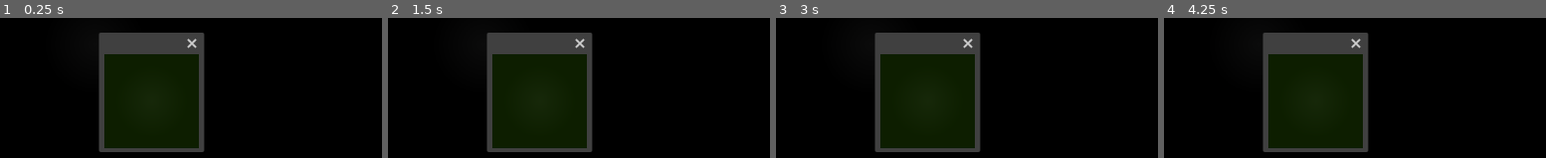
Above: before the commit, frames 1-4 (left to right).
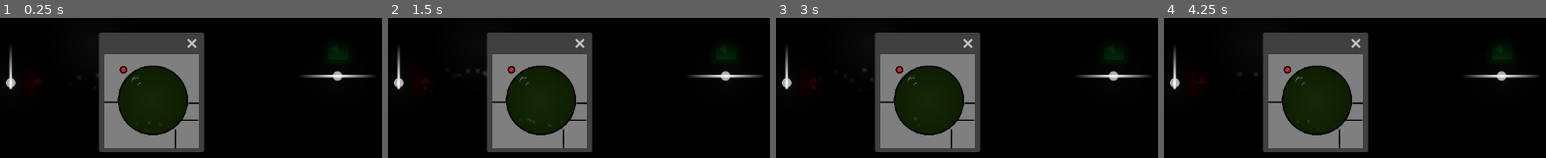
Above: after the commit, the same moments.

Repository: corpusCallosotomy/jamfest2024
Game: Godot game, scene res://combinetest.tscn
Two runs of this game, one before a commit and one after it. Both use one fixed random seed, a clock stepped at 60 frames per second and the inputs below. The project has no main scene, so this scene is started directly. The engine's default icon, where the game draws it, is replaced by a stand-in: a white triangle on a blue panel in a dark square.
Inputs:
- Up to frame 1 (0.25 s): no input
- Up to frame 2 (1.5 s): tap Enter at 0.5 s; tap Space at 1.25 s
- Up to frame 3 (3 s): tap Enter at 2 s; tap Space at 2.75 s
- Up to frame 4 (4.25 s): tap Enter at 3.5 s

The runs differ from the first frame. In frame 1, 11% of the frame differs, in the area x 1-98%, y 18-94%; in frame 2, 11%; in frame 3, 11%; in frame 4, 11%.

Commit message:
added sliders, sauce

Diff:
--- a/combinetest.tscn
+++ b/combinetest.tscn
@@ -7,6 +7,7 @@
 [ext_resource type="Texture2D" uid="uid://7ebxnxjhx2r1" path="res://sprites/2d_lights_and_shadows_neutral_point_light.webp" id="4_hsd4n"]
 [ext_resource type="PackedScene" uid="uid://dwqtxc4608rsh" path="res://scenes/ball.tscn" id="5_rjtu3"]
 [ext_resource type="PackedScene" uid="uid://3jqgvtuyggbp" path="res://scenes/fan.tscn" id="6_2f1lt"]
+[ext_resource type="PackedScene" uid="uid://k210ejdc2pu1" path="res://scenes/vacuum.tscn" id="8_iowqq"]
 
 [sub_resource type="ViewportTexture" id="ViewportTexture_o2ceo"]
 viewport_path = NodePath("Node2D/SubViewport")
@@ -35,6 +36,7 @@
 always_on_top = true
 
 [node name="Testcam" type="Sprite2D" parent="Node2D/Window"]
+z_index = 1
 texture = ExtResource("2_ed1l0")
 centered = false
 
@@ -65,7 +67,11 @@
 texture_scale = 0.6
 
 [node name="ball" parent="." instance=ExtResource("5_rjtu3")]
-position = Vector2(265, 125)
+position = Vector2(265, 192)
 
 [node name="fan" parent="." instance=ExtResource("6_2f1lt")]
-position = Vector2(217, 122)
+position = Vector2(217, 189)
+
+[node name="vacuum" parent="." instance=ExtResource("8_iowqq")]
+position = Vector2(655, 306)
+rotation = -1.57079
--- a/phystest.tscn
+++ b/phystest.tscn
@@ -7,16 +7,15 @@
 [node name="Node2D" type="Node2D"]
 
 [node name="ball" parent="." instance=ExtResource("1_ss8go")]
-position = Vector2(77, 151)
-linear_damp = 0.5
+position = Vector2(198, 188)
 
 [node name="fan" parent="." instance=ExtResource("2_r57gu")]
-position = Vector2(26, 151)
+position = Vector2(147, 188)
 
 [node name="vacuum" parent="." instance=ExtResource("3_0l3uv")]
-position = Vector2(80, 459)
+position = Vector2(201, 459)
 rotation = -1.5708
 
 [node name="vacuum2" parent="." instance=ExtResource("3_0l3uv")]
-position = Vector2(262, 591)
+position = Vector2(383, 591)
 rotation = -1.5708
--- a/scenes/fan.tscn
+++ b/scenes/fan.tscn
@@ -1,7 +1,11 @@
-[gd_scene load_steps=5 format=3 uid="uid://3jqgvtuyggbp"]
+[gd_scene load_steps=7 format=3 uid="uid://3jqgvtuyggbp"]
 
 [ext_resource type="Script" path="res://scripts/elements/fan.gd" id="1_cmsqu"]
 [ext_resource type="Texture2D" uid="uid://bfskvr0q2nox1" path="res://icon.svg" id="1_wvpoa"]
+[ext_resource type="Texture2D" uid="uid://7ebxnxjhx2r1" path="res://sprites/2d_lights_and_shadows_neutral_point_light.webp" id="3_1lvi8"]
+
+[sub_resource type="RectangleShape2D" id="RectangleShape2D_jvy4l"]
+size = Vector2(240, 52)
 
 [sub_resource type="ParticleProcessMaterial" id="ParticleProcessMaterial_xq6jf"]
 particle_flag_disable_z = true
@@ -16,26 +20,42 @@
 scale_min = 0.06
 scale_max = 0.06
 
-[sub_resource type="RectangleShape2D" id="RectangleShape2D_jvy4l"]
-size = Vector2(240, 52)
+[sub_resource type="StyleBoxLine" id="StyleBoxLine_d5tvb"]
+color = Color(1, 1, 1, 1)
+thickness = 4
+vertical = true
 
 [node name="fan" type="Node2D"]
 script = ExtResource("1_cmsqu")
 
-[node name="Icon" type="Sprite2D" parent="."]
+[node name="Area2D" type="Area2D" parent="."]
+
+[node name="CollisionShape2D" type="CollisionShape2D" parent="Area2D"]
+position = Vector2(99.25, 0)
+shape = SubResource("RectangleShape2D_jvy4l")
+
+[node name="Icon" type="Sprite2D" parent="Area2D"]
 modulate = Color(0.5, 0, 0, 1)
 scale = Vector2(0.359375, 0.359375)
 texture = ExtResource("1_wvpoa")
 
-[node name="GPUParticles2D" type="GPUParticles2D" parent="."]
+[node name="GPUParticles2D" type="GPUParticles2D" parent="Area2D"]
 modulate = Color(1, 1, 1, 0.305882)
 amount = 16
 process_material = SubResource("ParticleProcessMaterial_xq6jf")
 texture = ExtResource("1_wvpoa")
 lifetime = 0.3
 
-[node name="Area2D" type="Area2D" parent="."]
+[node name="PointLight2D" type="PointLight2D" parent="Area2D"]
+position = Vector2(-40, 0)
+texture = ExtResource("3_1lvi8")
+texture_scale = 0.46
 
-[node name="CollisionShape2D" type="CollisionShape2D" parent="Area2D"]
-position = Vector2(99.25, 0)
-shape = SubResource("RectangleShape2D_jvy4l")
+[node name="VSlider" type="VSlider" parent="."]
+offset_left = -48.0
+offset_top = -175.0
+offset_right = -32.0
+offset_bottom = 175.0
+theme_override_styles/slider = SubResource("StyleBoxLine_d5tvb")
+
+[connection signal="value_changed" from="VSlider" to="." method="_on_v_slider_value_changed"]
--- a/scenes/vacuum.tscn
+++ b/scenes/vacuum.tscn
@@ -1,7 +1,11 @@
-[gd_scene load_steps=5 format=3 uid="uid://k210ejdc2pu1"]
+[gd_scene load_steps=7 format=3 uid="uid://k210ejdc2pu1"]
 
 [ext_resource type="Script" path="res://scripts/elements/fan.gd" id="1_8d0nf"]
 [ext_resource type="Texture2D" uid="uid://bfskvr0q2nox1" path="res://icon.svg" id="2_3bok2"]
+[ext_resource type="Texture2D" uid="uid://7ebxnxjhx2r1" path="res://sprites/2d_lights_and_shadows_neutral_point_light.webp" id="3_d6d0q"]
+
+[sub_resource type="RectangleShape2D" id="RectangleShape2D_jvy4l"]
+size = Vector2(240, 52)
 
 [sub_resource type="ParticleProcessMaterial" id="ParticleProcessMaterial_xq6jf"]
 particle_flag_disable_z = true
@@ -16,19 +20,27 @@
 scale_min = 0.06
 scale_max = 0.06
 
-[sub_resource type="RectangleShape2D" id="RectangleShape2D_jvy4l"]
-size = Vector2(240, 52)
+[sub_resource type="StyleBoxLine" id="StyleBoxLine_j5oog"]
+color = Color(1, 1, 1, 1)
+thickness = 4
+vertical = true
 
 [node name="vacuum" type="Node2D"]
 script = ExtResource("1_8d0nf")
 fanForce = -100
 
-[node name="Icon" type="Sprite2D" parent="."]
+[node name="Area2D" type="Area2D" parent="."]
+
+[node name="CollisionShape2D" type="CollisionShape2D" parent="Area2D"]
+position = Vector2(99.25, 0)
+shape = SubResource("RectangleShape2D_jvy4l")
+
+[node name="Icon" type="Sprite2D" parent="Area2D"]
 modulate = Color(0, 0.5, 0.0916667, 1)
 scale = Vector2(0.359375, 0.359375)
 texture = ExtResource("2_3bok2")
 
-[node name="GPUParticles2D" type="GPUParticles2D" parent="."]
+[node name="GPUParticles2D" type="GPUParticles2D" parent="Area2D"]
 modulate = Color(1, 1, 1, 0.305882)
 position = Vector2(234, 0)
 rotation = -3.14159
@@ -37,8 +49,17 @@
 texture = ExtResource("2_3bok2")
 lifetime = 0.3
 
-[node name="Area2D" type="Area2D" parent="."]
+[node name="PointLight2D" type="PointLight2D" parent="Area2D"]
+position = Vector2(-40, 0)
+texture = ExtResource("3_d6d0q")
+texture_scale = 0.46
 
-[node name="CollisionShape2D" type="CollisionShape2D" parent="Area2D"]
-position = Vector2(99.25, 0)
-shape = SubResource("RectangleShape2D_jvy4l")
+[node name="VSlider" type="VSlider" parent="."]
+offset_left = -48.0
+offset_top = -175.0
+offset_right = -32.0
+offset_bottom = 175.0
+theme_override_styles/slider = SubResource("StyleBoxLine_j5oog")
+value = 50.0
+
+[connection signal="value_changed" from="VSlider" to="." method="_on_v_slider_value_changed"]
--- a/scripts/elements/fan.gd
+++ b/scripts/elements/fan.gd
@@ -2,9 +2,12 @@
 
 @export var fanForce : int = 100
 
+@export var minimumPoint : float = self.position.y-167.5
+@export var maximumPoint : float = self.position.y+167.5
+
 # Called when the node enters the scene tree for the first time.
 func _ready():
-	pass # Replace with function body.
+	$Area2D.position.y = maximumPoint + (minimumPoint-maximumPoint) * $VSlider.value/100
 
 
 # Called every frame. 'delta' is the elapsed time since the previous frame.
@@ -12,3 +15,8 @@
 	for body in $Area2D.get_overlapping_bodies():
 		if body.is_in_group("ball"):
 			body.apply_central_impulse(self.transform.x * fanForce * delta)
+
+
+func _on_v_slider_value_changed(value):
+	# get number value% between minimum and maximum
+	$Area2D.position.y = maximumPoint + (minimumPoint-maximumPoint) * value/100
--- a/test.tscn
+++ b/test.tscn
@@ -22,7 +22,6 @@
 [node name="HLwallpaper0516x9" type="Sprite2D" parent="."]
 position = Vector2(245, 235)
 texture = ExtResource("2_iba4s")
-
 
 [node name="NightVision" type="Window" parent="."]
 position = Vector2i(300, 300)
@@ -53,7 +52,6 @@
 [node name="Camera2D" type="Camera2D" parent="SubViewport" node_paths=PackedStringArray("myWindow")]
 position = Vector2(300, 300)
 script = ExtResource("2_s1fdw")
-
 myWindow = NodePath("../../NightVision")
 
 [node name="PointLight2D" type="PointLight2D" parent="SubViewport/Camera2D"]
@@ -65,5 +63,4 @@
 position = Vector2(739, 371)
 energy = 0.33
 texture = ExtResource("1_iehrd")
-
 texture_scale = 6.5
Not shown: 1 places in combinetest.tscn that only renumber resources
Not shown, added: jam sfx - bonk.wav.import
Not shown, added: sounds/jam sfx - bonk.wav.import
Not shown, added: sounds/jam sfx - click.wav.import
Not shown, added: sounds/jam sfx - vacuum wip.wav.import
Not shown, added: sounds/jam sfx _ fan.wav.import
